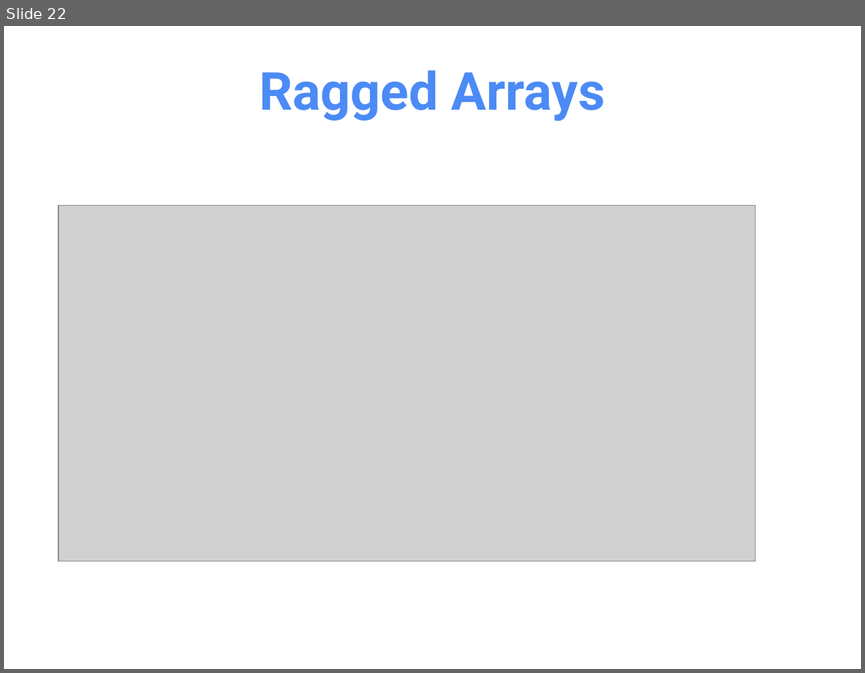
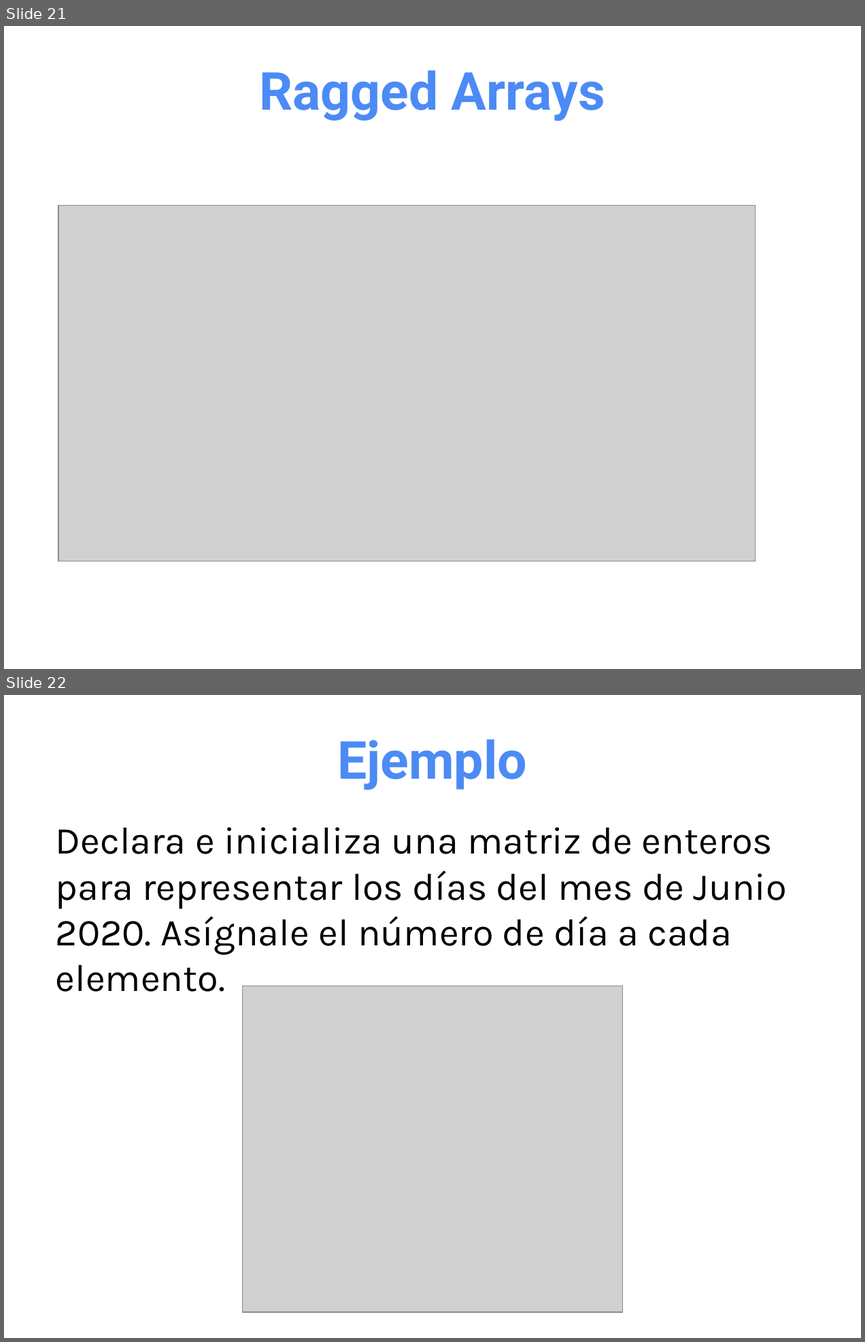
Before and after one commit to OMardil/INFO2, a slide deck: MOD01_Arreglos_multidimensionales/01 Presentacion/INFO2_MOD01-Arreglos_Multidimensionales.pptx. Shown one above the other, each under a label of ours: slide 22 before the commit, slides 21 and 22 after it. The pictures are 865x673 and 865x1342 pixels, drawn with LibreOffice and Linux fonts; fonts in the diff are those of the drawing; grey boxes stand for pictures. Boxes give left, top, right and bottom in pixels: in the first picture for what was removed or moved away, otherwise in the second. Text is boxed around its words. In the diff, an @@ line names an element or a change of style, - is before the commit and + after.

```diff
--- a/MOD01_Arreglos_multidimensionales/01 Presentacion/INFO2_MOD01-Arreglos_Multidimensionales.pptx
+++ b/MOD01_Arreglos_multidimensionales/01 Presentacion/INFO2_MOD01-Arreglos_Multidimensionales.pptx
@@ slide 22 added at [4, 695, 861, 1338], background #FFFFFF @@
@@ title added at [337, 739, 527, 790], 44 pt, text #4C8BF5, bold @@
+Ejemplo
@@ text added at [56, 827, 787, 991], 32 pt, text #000000 @@
+Declara e inicializa una matriz de enteros para representar los días del mes de Junio 2020. Asígnale el número de día a cada elemento.
@@ picture added at [242, 985, 621, 1312] @@
@@ what was slide 22 is now slide 21 @@
```
Also in this commit, not shown: 5 slides changed, 3 slides removed, 1 other file.
